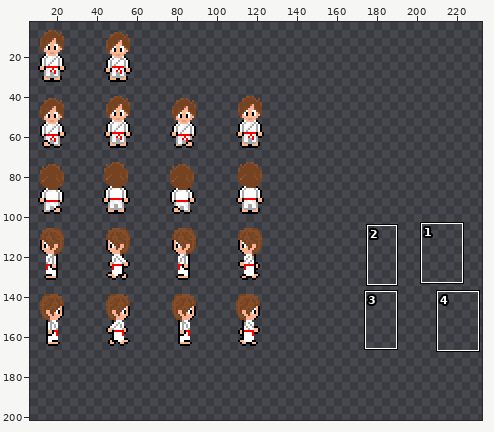
Two versions of one sprite sheet, VudutzuOdyssey/Assets/Sprites/PlayerSprite.png. The picture above shows the old version from afar; the outline marks the close-up.
Close-up. Old version:
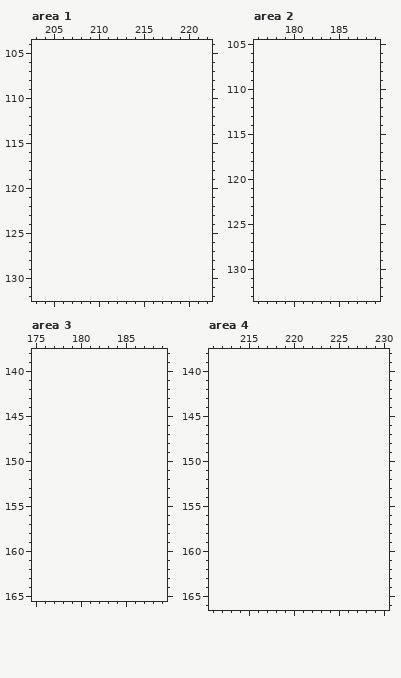
The file is 140x165 pixels. Colours within 5 levels of each other are drawn and written as one. Shown: area 1: x 203..222, y 104..132; area 2: x 176..189, y 105..133; area 3: x 175..189, y 138..165; area 4: x 211..230, y 138..166. The old version is drawn lined up with the new one, on the new canvas. The wide view leaves out empty margins. The commit also changed other parts of the picture, which this record leaves out.
The result:
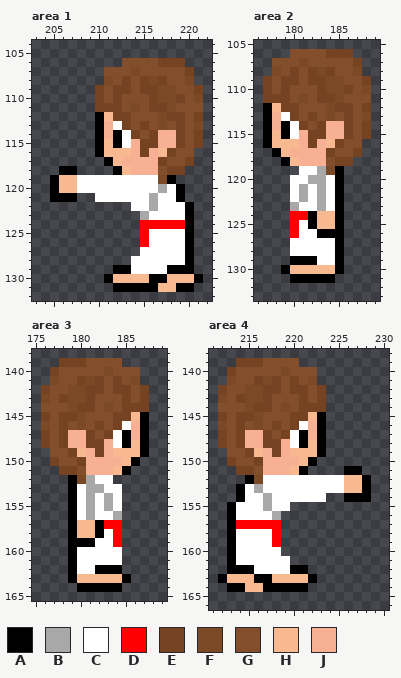
Palette (. is transparent): A #000000  B #a8a8a8  C #ffffff  D #ff0000  E #754321  F #7c4926  G #824e2b  H #f8b890  J #f8b094
Changes in this commit:
canvas 140x165 -> 237x211, the old top-left corner now at -3,1 (the part of the old canvas that was cut away was empty and is not shown)
Area 1:
y 106: x 213..219 ....... -> GGGGEEE
y 107: x 211..220 .......... -> GGGFGGGGGE
y 108: x 211..220 .......... -> FGEGEFEGGF
y 109: x 210..221 ............ -> EGEEGEEFFGGE
y 110: x 210..221 ............ -> EGEGGGEFFEGF
y 111: x 210..221 ............ -> EEEGFGEEFGGG
y 112: x 210..221 ............ -> AHEEGGGFEEGE
y 113: x 210..221 ............ -> AJCEGEGFGEGF
y 114: x 210..221 ............ -> AJACEGEJJEGE
y 115: x 210..221 ............ -> AHACJEEJJEGE
y 116: x 210..220 ........... -> AHHHJEJHEGG
y 117: x 211..220 .......... -> AHJJJJEGGE
y 118: x 206..207 .. -> AA; x 212..219 ........ -> AHJJJGEE
y 119: x 205..218 .............. -> AHHCCCCCCCCCFA
y 120: x 205..219 ............... -> AHHCCCCCCCCCBCA
y 121: x 205..207 ... -> AAA; x 210..219 .......... -> CCCCCCBCCA
y 122: x 214..220 ....... -> CCBCCCA
y 123: x 215..220 ...... -> BCCCCA
y 124: x 215..220 ...... -> DDDDDA
y 125..126: x 215..220 ...... -> DCCCCA
y 127: x 215..220 ...... -> CCCCCA
y 128: x 214..220 ....... -> CCCCCCA
y 129: x 212..220 ......... -> AACCCCAAA
y 130: x 211..221 ........... -> AHHHHAAHHHA
y 131: x 212..220 ......... -> AAAAAHHAA
Area 2:
y 106: x 180..186 ....... -> GGGGEEE
y 107: x 178..187 .......... -> GGGFGGGGGE
y 108: x 178..187 .......... -> FGEGEFEGGF
y 109: x 177..188 ............ -> EGEEGEEFFGGE
y 110: x 177..188 ............ -> EGEGGGEFFEGF
y 111: x 177..188 ............ -> EEEGFGEEFGGG
y 112: x 177..188 ............ -> AHEEGGGFEEGE
y 113: x 177..188 ............ -> AJCEGEGFGEGF
y 114: x 177..188 ............ -> AJACEGEJJEGE
y 115: x 177..188 ............ -> AHACJEEJJEGE
y 116: x 177..187 ........... -> AHHHJEJHEGG
y 117: x 178..187 .......... -> AHJJJJEGGE
y 118: x 179..186 ........ -> AHJJJGEE
y 119: x 181..185 ..... -> CCBFA
y 120: x 180..185 ...... -> CCBBCA
y 121..122: x 180..185 ...... -> CBCBCA
y 123: x 180..185 ...... -> BCCBCA
y 124: x 180..185 ...... -> DDAHHA
y 125: x 180..185 ...... -> DCAHHA
y 126: x 180..185 ...... -> DCCAAA
y 127..128: x 180..185 ...... -> CCCCCA
y 129: x 180..185 ...... -> AAACCA
y 130: x 179..185 ....... -> AHHHHHA
y 131: x 180..184 ..... -> AAAAA
Area 3:
y 139: x 178..184 ....... -> EEEGGGG
y 140: x 177..186 .......... -> EGGGGGFGGG
y 141: x 177..186 .......... -> FGGEFEGEGF
y 142: x 176..187 ............ -> EGGFFEEGEEGE
y 143: x 176..187 ............ -> FGEFFEGGGEGE
y 144: x 176..187 ............ -> GGGFEEGFGEEE
y 145: x 176..187 ............ -> EGEEFGGGEEHA
y 146: x 176..187 ............ -> FGEGFGEGECJA
y 147: x 176..187 ............ -> EGEJJEGECAJA
y 148: x 176..187 ............ -> EGEJJEEJCAHA
y 149: x 177..187 ........... -> GGEHJEJHHHA
y 150: x 177..186 .......... -> EGGEJJJJHA
y 151: x 178..185 ........ -> EEGJJJHA
y 152: x 179..183 ..... -> AFBCC
y 153: x 179..184 ...... -> ACBBCC
y 154..155: x 179..184 ...... -> ACBCBC
y 156: x 179..184 ...... -> ACBCCB
y 157: x 179..184 ...... -> AHHADD
y 158: x 179..184 ...... -> AHHACD
y 159: x 179..184 ...... -> AAACCD
y 160..161: x 179..184 ...... -> ACCCCC
y 162: x 179..184 ...... -> ACCAAA
y 163: x 179..185 ....... -> AHHHHHA
y 164: x 180..184 ..... -> AAAAA
Area 4:
y 139: x 214..220 ....... -> EEEGGGG
y 140: x 213..222 .......... -> EGGGGGFGGG
y 141: x 213..222 .......... -> FGGEFEGEGF
y 142: x 212..223 ............ -> EGGFFEEGEEGE
y 143: x 212..223 ............ -> FGEFFEGGGEGE
y 144: x 212..223 ............ -> GGGFEEGFGEEE
y 145: x 212..223 ............ -> EGEEFGGGEEHA
y 146: x 212..223 ............ -> FGEGFGEGECJA
y 147: x 212..223 ............ -> EGEJJEGECAJA
y 148: x 212..223 ............ -> EGEJJEEJCAHA
y 149: x 213..223 ........... -> GGEHJEJHHHA
y 150: x 213..222 .......... -> EGGEJJJJHA
y 151: x 214..221 ........ -> EEGJJJHA; x 226..227 .. -> AA
y 152: x 215..228 .............. -> AFCCCCCCCCCHHA
y 153: x 214..228 ............... -> ACBCCCCCCCCCHHA
y 154: x 214..223 .......... -> ACCBCCCCCC; x 226..228 ... -> AAA
y 155: x 213..219 ....... -> ACCCBCC
y 156: x 213..218 ...... -> ACCCCB
y 157: x 213..218 ...... -> ADDDDD
y 158..159: x 213..218 ...... -> ACCCCD
y 160: x 213..218 ...... -> ACCCCC
y 161: x 213..219 ....... -> ACCCCCC
y 162: x 213..221 ......... -> AAACCCCAA
y 163: x 212..222 ........... -> AHHHAAHHHHA
y 164: x 213..221 ......... -> AAHHAAAAA
Boxes around the changes in both close-ups, in picture pixels (x1, y1, x2, y2):
added: (50, 58, 203, 292)
added: (263, 49, 371, 283)
added: (41, 358, 149, 592)
added: (218, 358, 371, 592)
